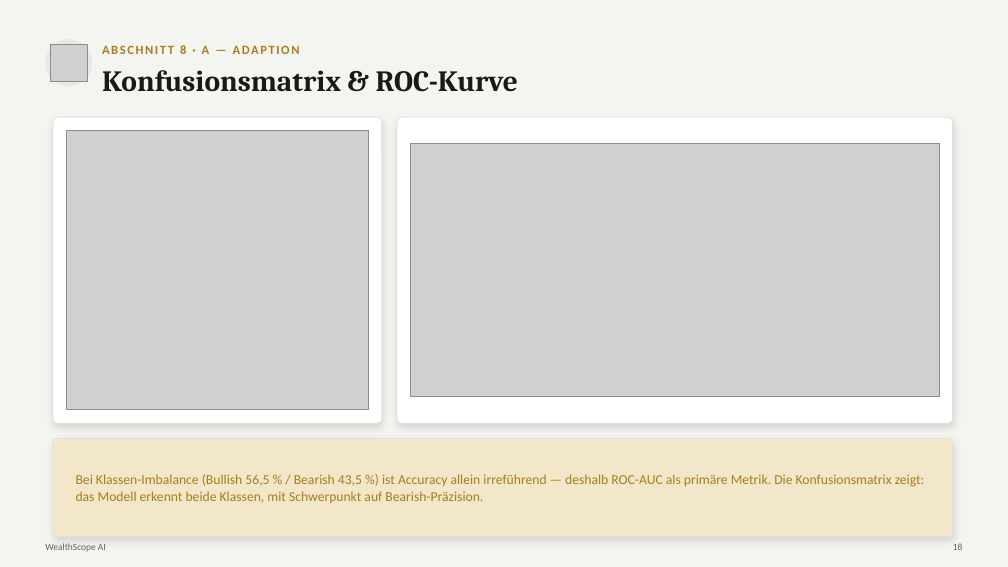
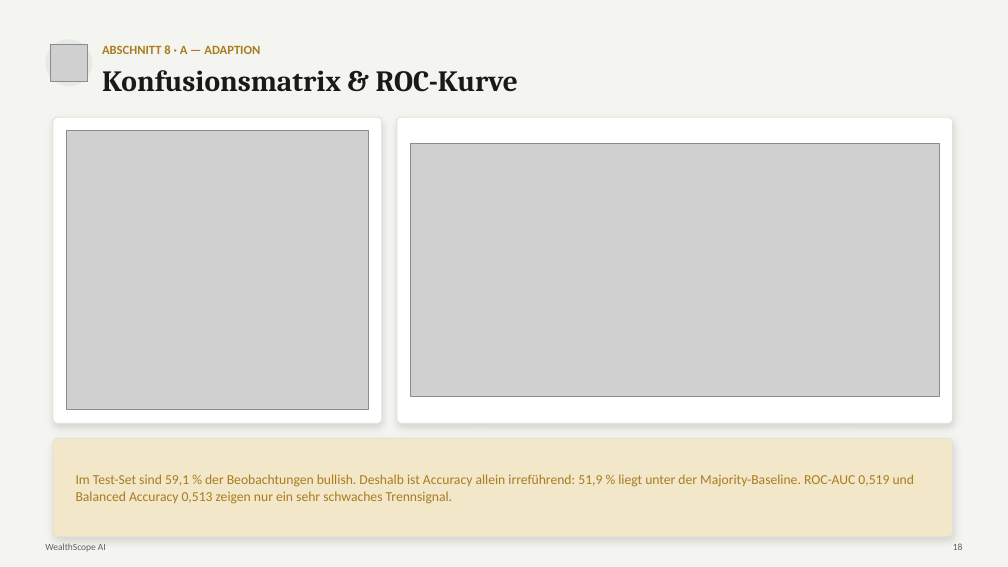
Before and after one commit to fedansoufiane-commits/forexscope-ai, a slide deck: slide 18 of Präsentation/WealthScope_Praesentation.pptx. Drawn at 1008x567 pixels with LibreOffice and Linux fonts; fonts in the diff are those of the drawing; grey boxes stand for pictures. Boxes give left, top, right and bottom in pixels: in the first picture for what was removed or moved away, otherwise in the second. Text is boxed around its words. In the diff, an @@ line names an element or a change of style, - is before the commit and + after.

```diff
--- a/Präsentation/WealthScope_Praesentation.pptx
+++ b/Präsentation/WealthScope_Praesentation.pptx
@@ text "ABSCHNITT 8 · A — ..." at bbox=[102, 45, 260, 54]: letter spacing 1.5 to 0 pt @@
@@ text at bbox=[76, 474, 914, 504]: text changed @@
-Bei Klassen-Imbalance (Bullish 56,5 % / Bearish 43,5 %) ist Accuracy allein irreführend — deshalb ROC-AUC als primäre Metrik. Die Konfusionsmatrix zeigt: das Modell erkennt beide Klassen, mit Schwerpunkt auf Bearish-Präzision.
+Im Test-Set sind 59,1 % der Beobachtungen bullish. Deshalb ist Accuracy allein irreführend: 51,9 % liegt unter der Majority-Baseline. ROC-AUC 0,519 und Balanced Accuracy 0,513 zeigen nur ein sehr schwaches Trennsignal.
```
Also in this commit, not shown: 29 other slides changed, 28 other files.
